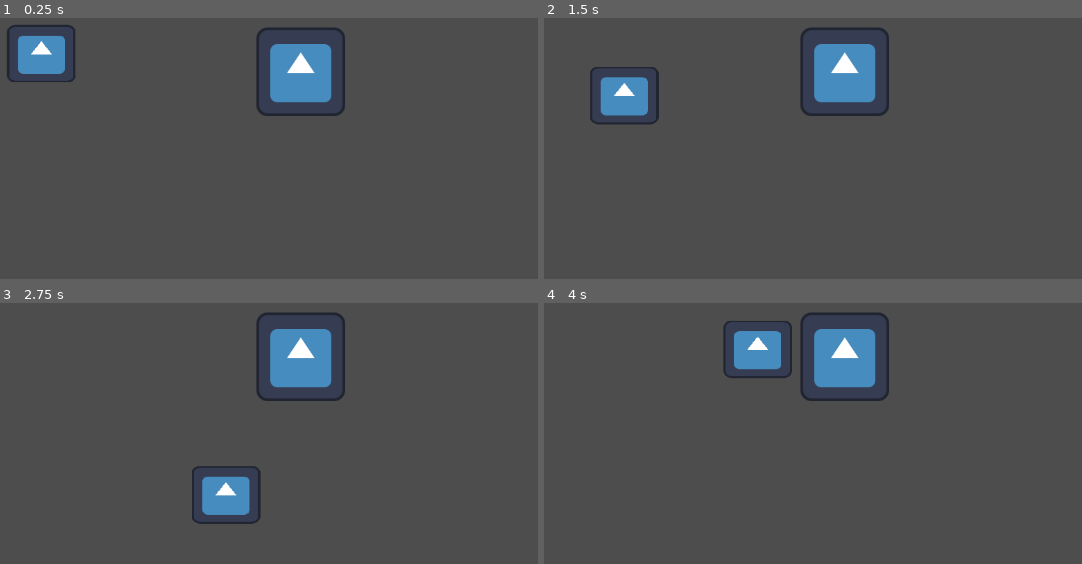
Above: before the commit, frames 1-4 (two rows, left to right).
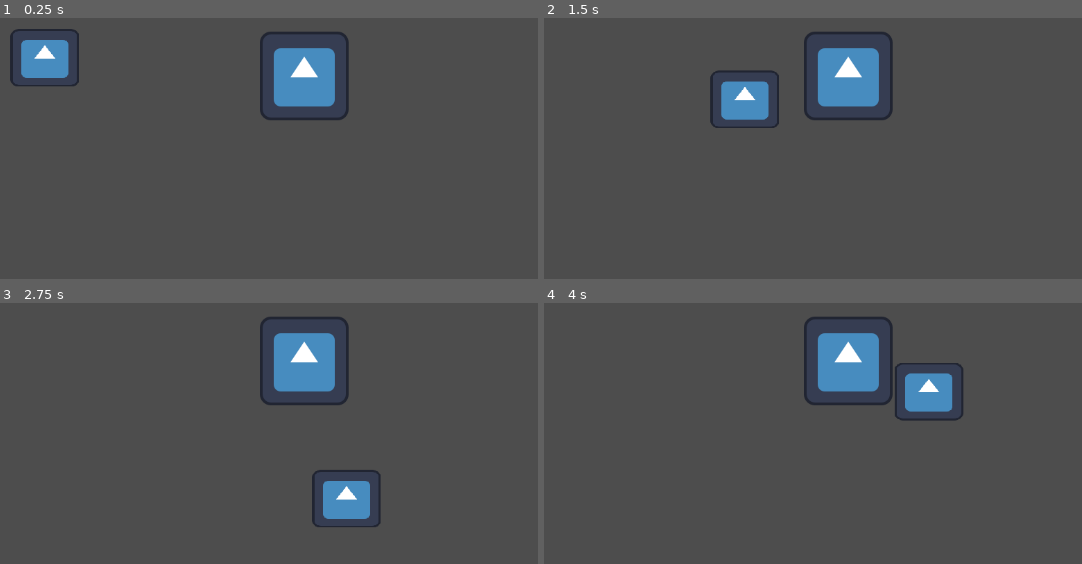
Above: after the commit, the same moments.

Repository: Cogo001/dialog
Game: Godot game, scene res://prova2d.tscn
Same seed, same stepped clock (60 frames per second), same inputs: the game is played once before the commit and once after it. The engine's default icon, where the game draws it, is replaced by a stand-in: a white triangle on a blue panel in a dark square.
Inputs:
- Up to frame 1 (0.25 s): no input
- Up to frame 2 (1.5 s): tap Enter (ui_accept) at 0.5, 0.6, 0.77, 1.07, 1.35 s; hold Right (ui_right) 0.53-1.28 s; hold Down (ui_down) from 1.28 s (still down)
- Up to frame 3 (2.75 s): tap Enter (ui_accept) at 1.52, 1.82, 2.1 s; release Down (ui_down) at 2.03 s; hold Right (ui_right) from 2.03 s (still down)
- Up to frame 4 (4 s): release Right (ui_right) at 2.78 s; hold Up (ui_up) 2.78-3.53 s; tap Enter (ui_accept) at 2.85, 3.02, 3.32, 3.6, 3.77 s; hold Left (ui_left) from 3.53 s (still down)

The runs differ from the first frame. In frame 1, 3.3% of the frame differs, in the area x 1-65%, y 2-40%; in frame 2, 5.5%, in the area x 8-65%, y 3-43%; in frame 3, 5.4%; in frame 4, 5.3%.
Error after the commit: Parse Error: Could not find type "DE" in the current scope. (res://dialogue_avanzato/dialogue_system.gd:9)

Commit message:
fintito
cambiare posizione box, cartella dialogue avanzato

Diff:
--- /dev/null
+++ b/Npc.gd
@@ -0,0 +1,3 @@
+extends StaticBody2D
+
+signal finished
--- a/character_body_2d.tscn
+++ b/character_body_2d.tscn
@@ -1,13 +1,10 @@
-[gd_scene load_steps=5 format=3 uid="uid://chs8mqeo1oy0b"]
+[gd_scene load_steps=4 format=3 uid="uid://chs8mqeo1oy0b"]
 
 [ext_resource type="Script" uid="uid://cbtqt8mj2067k" path="res://personaggio.gd" id="1_5osq0"]
 [ext_resource type="Texture2D" uid="uid://c022rs1aahi68" path="res://icon.svg" id="2_3oc6l"]
 
 [sub_resource type="CircleShape2D" id="CircleShape2D_tmrf5"]
 radius = 50.0
-
-[sub_resource type="RectangleShape2D" id="RectangleShape2D_0r135"]
-size = Vector2(48, 72.5)
 
 [node name="CharacterBody2D" type="CharacterBody2D"]
 script = ExtResource("1_5osq0")
@@ -20,15 +17,3 @@
 [node name="CollisionShape2D" type="CollisionShape2D" parent="."]
 position = Vector2(-13, -62)
 shape = SubResource("CircleShape2D_tmrf5")
-
-[node name="RayCast2D" type="RayCast2D" parent="."]
-position = Vector2(-13, -57)
-
-[node name="Area2D" type="Area2D" parent="RayCast2D"]
-position = Vector2(1, 47)
-collision_layer = 0
-collision_mask = 0
-
-[node name="CollisionShape2D" type="CollisionShape2D" parent="RayCast2D/Area2D"]
-position = Vector2(2, 2)
-shape = SubResource("RectangleShape2D_0r135")
--- /dev/null
+++ b/dialogue_area_2d.gd
@@ -0,0 +1,70 @@
+extends Area2D
+
+const DialogueSystemPreload=preload("res://dialogue_avanzato/dialogue_system.tscn")
+
+#variable look in direction 23:15
+@export var  activate_instant:bool
+@export var  only_activate_once:bool
+@export var  override_dialogue_position:bool
+@export var override_position:Vector2
+@export var dialogue :Array[DE]
+
+var dialogue_top_pos:Vector2=Vector2(160,48)
+var dialogue_bottom_pos:Vector2=Vector2(160,192)
+
+var player_body_in:bool =false
+var has_activated_already:bool=false
+var desired_dialogue_pos :Vector2
+
+var player_node:CharacterBody2D=null
+
+
+# Called when the node enters the scene tree for the first time.
+func _ready():
+	for i in get_tree().get_nodes_in_group("player"):
+		player_node=i
+
+
+# Called every frame. 'delta' is the elapsed time since the previous frame.
+func _process(_delta):
+	if !player_node:
+		for i in get_tree().get_nodes_in_group("player"):
+			player_node=i
+		return
+
+	if !activate_instant and player_body_in:
+		if only_activate_once and has_activated_already:
+			set_process(false)
+			return
+
+		if Input.is_action_just_pressed("ui_accept"):
+			_activate_dialogue()
+			player_body_in=false
+
+func _activate_dialogue()->void:
+	player_node.can_move=false
+
+	var new_dialogue=DialogueSystemPreload.instantiate()
+	if override_dialogue_position:
+		desired_dialogue_pos=override_position
+	else:
+		if player_node.global_position.y >get_viewport().get_camera_2d().get_screen_center_position().y:
+			desired_dialogue_pos=dialogue_top_pos
+		else:
+			desired_dialogue_pos=dialogue_bottom_pos
+	new_dialogue.global_position=dialogue_bottom_pos
+	new_dialogue.dialogue=dialogue
+	get_parent().add_child(new_dialogue)
+
+func _on_body_entered(body):
+	if only_activate_once and has_activated_already:
+		return
+	if body.is_in_group("player"):
+		player_body_in=true
+		if activate_instant:
+			_activate_dialogue()
+
+
+func _on_body_exited(body):
+	if body.is_in_group("player"):
+		player_body_in=false
--- /dev/null
+++ b/dialogue_area_2d.tscn
@@ -0,0 +1,9 @@
+[gd_scene load_steps=2 format=3 uid="uid://dah7ntl5dudo0"]
+
+[ext_resource type="Script" uid="uid://64j1tvuep32e" path="res://dialogue_area_2d.gd" id="1_x0x7i"]
+
+[node name="DialogueArea2D" type="Area2D"]
+script = ExtResource("1_x0x7i")
+
+[connection signal="body_entered" from="." to="." method="_on_body_entered"]
+[connection signal="body_exited" from="." to="." method="_on_body_exited"]
--- a/dialogue_avanzato/dialogue_system.gd
+++ b/dialogue_avanzato/dialogue_system.gd
@@ -127,7 +127,77 @@
 			while not signal_state.done:
 				await get_tree().process_frame
 
-
+	current_dialogue_item+=1
+	next_item=true
 
 func _text_resource(i:DialogueText)->void:
-	pass
+	#set name
+	#set audio 15:30
+	var camera=get_viewport().get_camera_2d()  #or 3d or use a canvas instead if control node
+	if camera and i.camera_position!=Vector2(999.999,999.999):
+		var camera_tween:Tween=create_tween().set_trans(Tween.TRANS_SINE)
+		camera_tween.tween_property(camera,"global_position",i.camera_position,i.camera_transition_time)
+
+	if !i.speaker_img:
+		$HBoxContainer/SpeakerParent.visible=false
+	else:
+		$HBoxContainer/SpeakerParent.visible=true
+		SpeakerSprite.texture=i.speaker_img
+		SpeakerSprite.hframes=i.speaker_img_Hframes
+		SpeakerSprite.frame=0
+
+	DialogueLabel.visible_characters=0
+	DialogueLabel.text=i.text
+
+	var text_without_sqare_brackets:String=_text_without_square_brackets(i.text)
+	var total_characters:int=text_without_sqare_brackets.length()
+	var character_timer:float=0.0
+
+	while  DialogueLabel.visible_characters<total_characters:
+		if Input.is_action_just_pressed("ui_cancel"):
+			DialogueLabel.visible_characters=total_characters
+			break
+
+		character_timer+=get_process_delta_time()
+		if character_timer>=(1.0/i.text_speed) or text_without_sqare_brackets[DialogueLabel.visible_characters]==" ":
+			var character:String=text_without_sqare_brackets[DialogueLabel.visible_characters]
+			DialogueLabel.visible_characters+=1
+			if character != " ":
+				#audio 18:40
+				#audio .play()
+				if i.speaker_img_Hframes!=1:
+					if SpeakerSprite.frame< i.speaker_img_Hframes-1:
+						SpeakerSprite.frame+=1
+					else:
+						SpeakerSprite.frame=0
+
+			character_timer=0.0
+
+		await  get_tree().process_frame
+
+	SpeakerSprite.frame=min(i.speaker_img_rest_frame,i.speaker_img_Hframes-1)
+
+	while true:
+		await get_tree().process_frame
+		if DialogueLabel.visible_characters==total_characters:
+			if Input.is_action_just_pressed("ui_accept"):
+				current_dialogue_item+=1
+				next_item=true
+#usato nel bbc code nel richtext label per togliere i []
+func _text_without_square_brackets(text:String)->String:
+	var result:String=""
+	var inside_bracket:bool=false
+
+	for i in text:
+		if i=="[":
+			inside_bracket=true
+			continue
+
+		if i=="]":
+			inside_bracket=false
+			continue
+
+		if !inside_bracket:
+			result+=i
+
+	return result
--- /dev/null
+++ b/oggetto.gd
@@ -0,0 +1,15 @@
+extends StaticBody2D
+
+
+signal finished
+
+#Inizia il dialogo
+func _on_character_body_2d_dialogue():
+	Dialogic.timeline_ended.connect(_on_timeline_ended)
+	Dialogic.start('prova')
+	get_viewport().set_input_as_handled()
+
+#Finisci dialogo
+func _on_timeline_ended():
+	Dialogic.timeline_ended.disconnect(_on_timeline_ended)
+	emit_signal("finished")
--- a/personaggio.gd
+++ b/personaggio.gd
@@ -19,10 +19,7 @@
 	movement.y= Input.get_axis("ui_up","ui_down")
 	movement=movement.normalized()
 
-	#RAYCAST 2D
-	if movement != Vector2.ZERO :
-		$RayCast2D.target_position=movement*64
-		$RayCast2D/Area2D.position=$RayCast2D.target_position
+
 
 
 	if Input.is_action_pressed("ui_x"):
--- a/prova2d.tscn
+++ b/prova2d.tscn
@@ -1,16 +1,46 @@
-[gd_scene load_steps=6 format=3 uid="uid://x5ypxv4pblio"]
+[gd_scene load_steps=10 format=3 uid="uid://x5ypxv4pblio"]
 
 [ext_resource type="Texture2D" uid="uid://c022rs1aahi68" path="res://icon.svg" id="1_fvhl5"]
 [ext_resource type="PackedScene" uid="uid://chs8mqeo1oy0b" path="res://character_body_2d.tscn" id="1_iihks"]
+[ext_resource type="PackedScene" uid="uid://dah7ntl5dudo0" path="res://dialogue_area_2d.tscn" id="3_dfp5p"]
+[ext_resource type="Script" uid="uid://ioks06t7l122" path="res://dialogue_avanzato/resource_dialogue/DialogueExportResource.gd" id="4_640hd"]
+[ext_resource type="Script" uid="uid://6i72ifhxrr0o" path="res://dialogue_avanzato/resource_dialogue/DialogueTextResource.gd" id="5_kf8s6"]
 
 [sub_resource type="RectangleShape2D" id="RectangleShape2D_8l7fd"]
 size = Vector2(128.25, 123.125)
 
-[sub_resource type="CircleShape2D" id="CircleShape2D_iijmh"]
-radius = 64.0312
+[sub_resource type="Resource" id="Resource_sbffi"]
+script = ExtResource("5_kf8s6")
+speaker_name = ""
+speaker_img = ExtResource("1_fvhl5")
+speaker_img_Hframes = 1
+speaker_img_rest_frame = 0
+text = "ehi come stai?"
+text_speed = 18.0
+text_volume_db = 0
+text_volume_pitch_min = 0.85
+text_volume_pitch_max = 1.15
+camera_position = Vector2(999.999, 999.999)
+camera_transition_time = 1.0
+metadata/_custom_type_script = "uid://6i72ifhxrr0o"
 
-[sub_resource type="CircleShape2D" id="CircleShape2D_e5x86"]
-radius = 64.0078
+[sub_resource type="Resource" id="Resource_k3alg"]
+script = ExtResource("5_kf8s6")
+speaker_name = ""
+speaker_img = ExtResource("1_fvhl5")
+speaker_img_Hframes = 1
+speaker_img_rest_frame = 0
+text = "Questa è una prova"
+text_speed = 18.0
+text_volume_db = 0
+text_volume_pitch_min = 0.85
+text_volume_pitch_max = 1.15
+camera_position = Vector2(999.999, 999.999)
+camera_transition_time = 1.0
+metadata/_custom_type_script = "uid://6i72ifhxrr0o"
+
+[sub_resource type="RectangleShape2D" id="RectangleShape2D_skr2o"]
+size = Vector2(108, 84)
 
 [node name="Node2D" type="Node2D"]
 
@@ -30,16 +60,12 @@
 shape = SubResource("RectangleShape2D_8l7fd")
 debug_color = Color(1, 0.227451, 0, 0.419608)
 
-[node name="oggetto" type="StaticBody2D" parent="."]
-position = Vector2(592, 269)
-collision_layer = 3
+[node name="Camera2D" type="Camera2D" parent="."]
+position = Vector2(571, 318)
 
-[node name="CollisionShape2D" type="CollisionShape2D" parent="oggetto"]
-shape = SubResource("CircleShape2D_iijmh")
+[node name="DialogueArea2D" parent="." instance=ExtResource("3_dfp5p")]
+dialogue = Array[ExtResource("4_640hd")]([SubResource("Resource_sbffi"), SubResource("Resource_k3alg")])
 
-[node name="albero" type="StaticBody2D" parent="."]
-position = Vector2(448, 384)
-
-[node name="CollisionShape2D" type="CollisionShape2D" parent="albero"]
-position = Vector2(-71, -198)
-shape = SubResource("CircleShape2D_e5x86")
+[node name="CollisionShape2D" type="CollisionShape2D" parent="DialogueArea2D"]
+position = Vector2(708, 345)
+shape = SubResource("RectangleShape2D_skr2o")
Not shown, added: dialogue_area_2d.gd.uid
